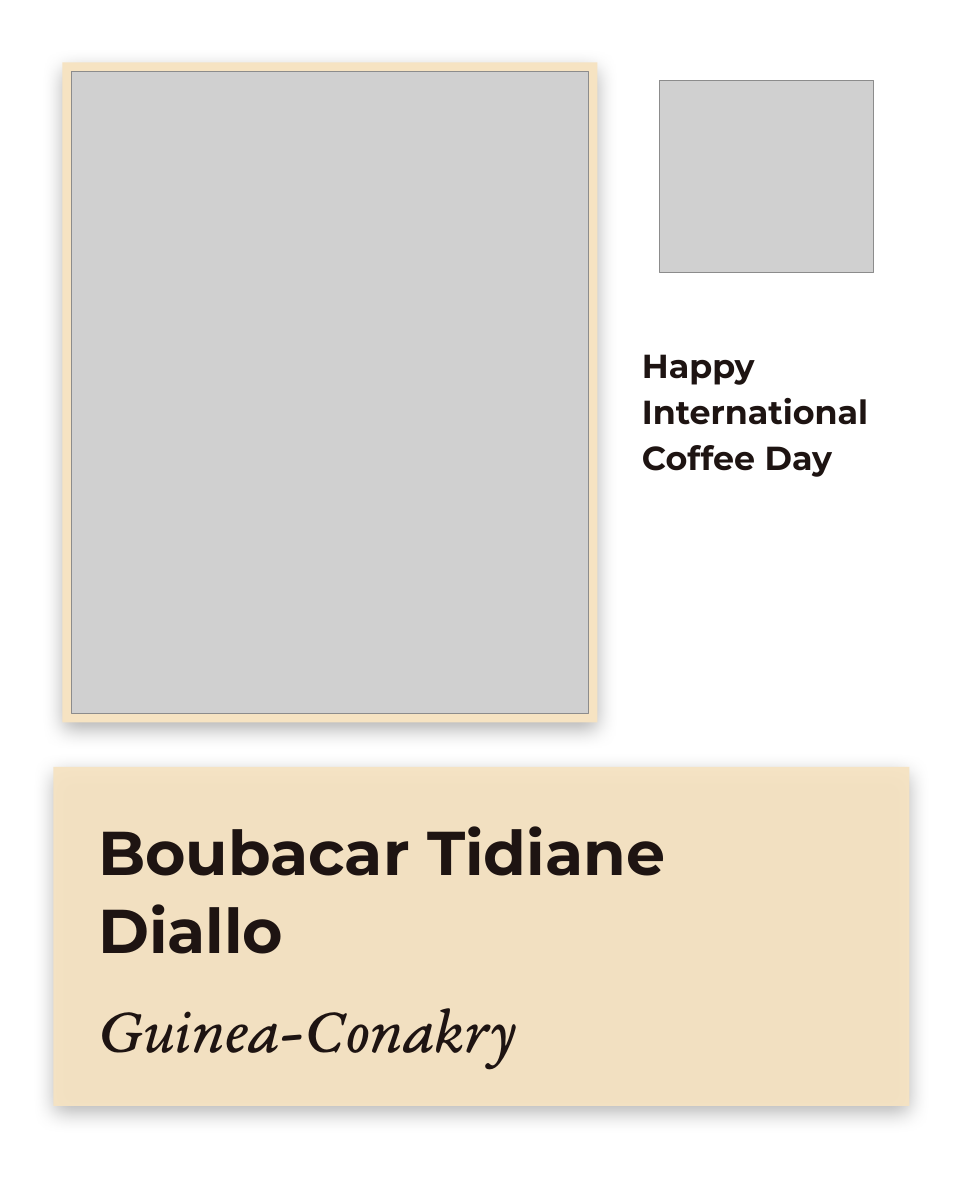
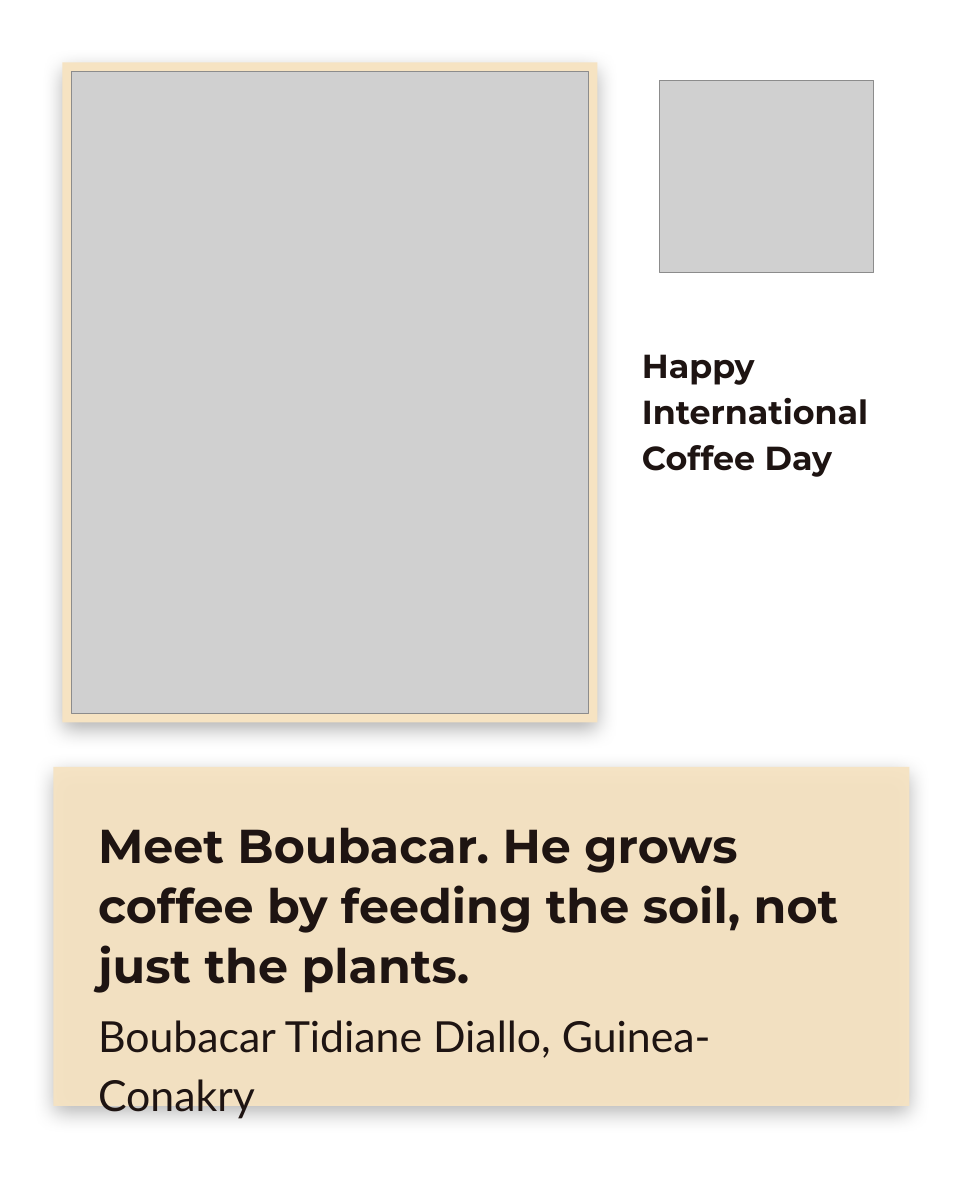
Before and after one commit to linneamoritznyc/SFW-SocialMedia, a slide deck: slide 1 of templates/posts/october/01-10-2026-thu-ig-soil-regenerators-boubacar-panorama.pptx. Drawn at 963x1204 pixels with LibreOffice and Linux fonts; fonts in the diff are those of the drawing; grey boxes stand for pictures; background and template pictures are left out. Boxes give left, top, right and bottom in pixels: in the first picture for what was removed or moved away, otherwise in the second. Text is boxed around its words. In the diff, an @@ line names an element or a change of style, - is before the commit and + after.

```diff
--- a/templates/posts/october/01-10-2026-thu-ig-soil-regenerators-boubacar-panorama.pptx
+++ b/templates/posts/october/01-10-2026-thu-ig-soil-regenerators-boubacar-panorama.pptx
@@ text at box(98, 827, 839, 993): text changed; size 52 to 40 pt @@
-Boubacar Tidiane Diallo
+Meet Boubacar. He grows coffee by feeding the soil, not just the plants.
@@ text at box(98, 1020, 711, 1120): text changed; size 54 to 36 pt; font EB Garamond to Lato; italic off @@
-Guinea-Conakry
+Boubacar Tidiane Diallo, Guinea-Conakry
```
Also in this commit, not shown: 2 other slides changed, 6 other files.
